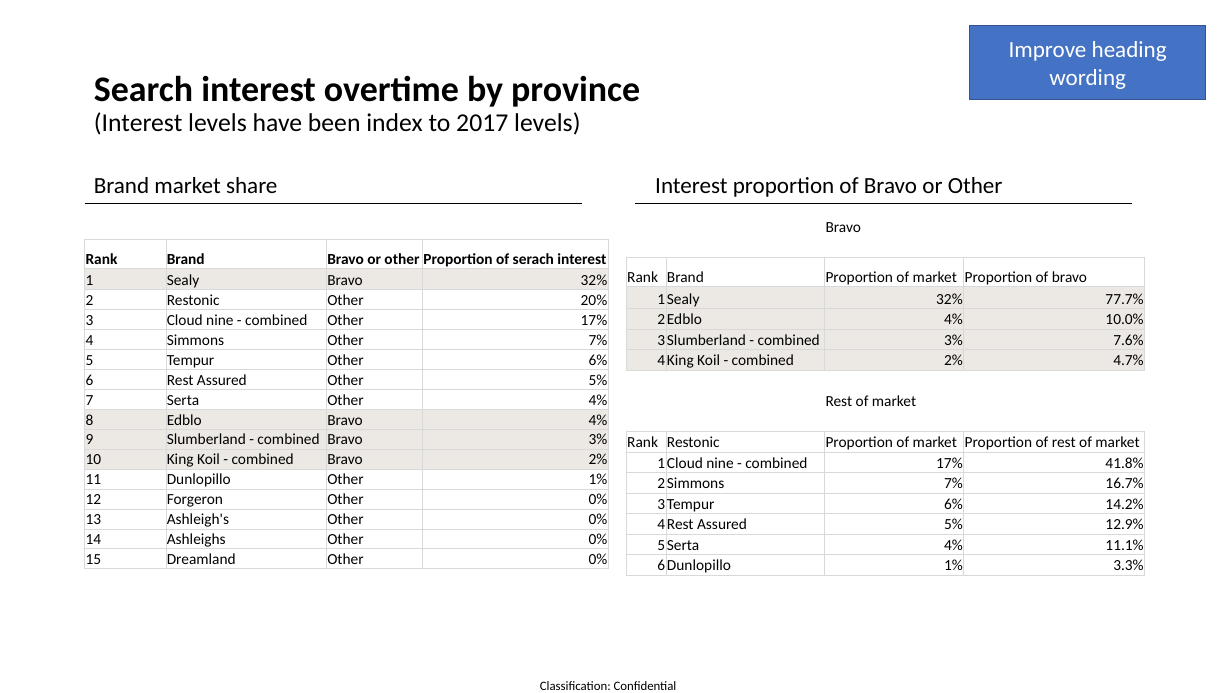
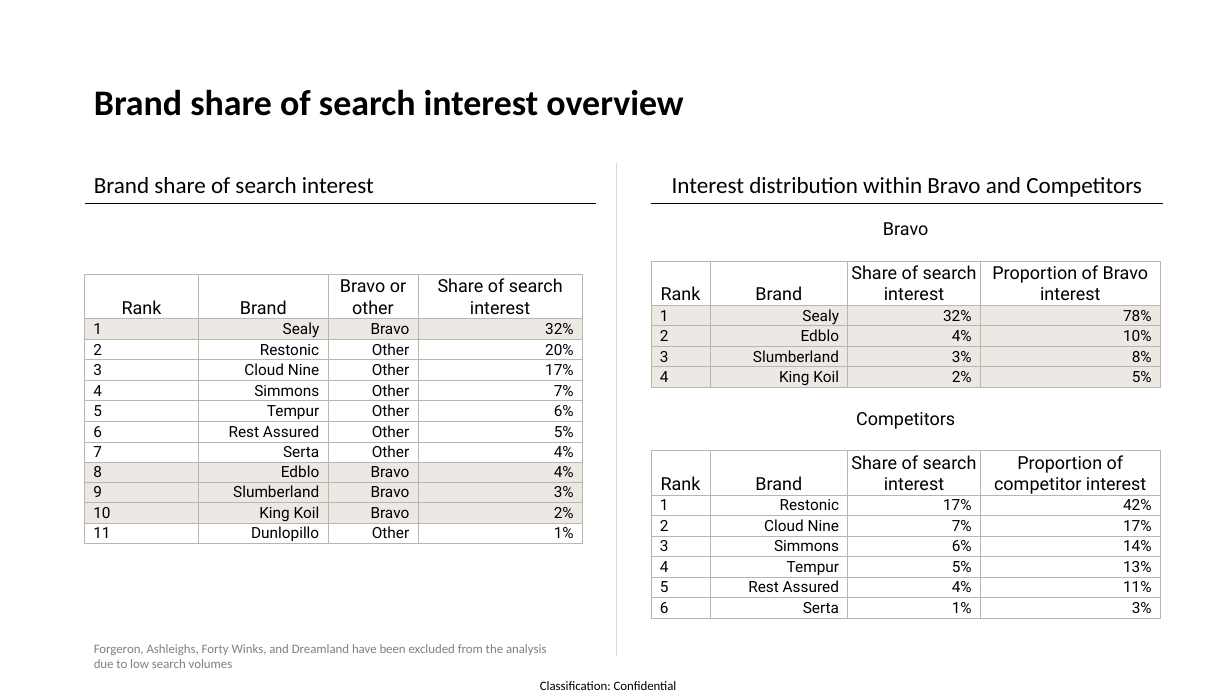
Before and after one commit to twdobson/mattress-trends, a slide deck: slide 12 of bravo_preso.pptx (slide 10 before the commit). Drawn at 1232x693 pixels with LibreOffice and Linux fonts; fonts in the diff are those of the drawing. Boxes give left, top, right and bottom in pixels: in the first picture for what was removed or moved away, otherwise in the second. Text is boxed around its words. In the diff, an @@ line names an element or a change of style, - is before the commit and + after.

```diff
--- a/bravo_preso.pptx
+++ b/bravo_preso.pptx
@@ rectangle removed at [970, 26, 1206, 100] @@
-Improve heading wording
@@ title at [94, 89, 683, 116]: text changed; size 20 to 28 pt; bold on @@
-Search interest overtime by province
-(Interest levels have been index to 2017 levels)
+Brand share of search interest overview
@@ text at [94, 177, 374, 193]: text changed @@
-Brand market share
+Brand share of search interest
@@ line added from (616, 163) to (616, 656), #D9D9D9 0.5 pt @@
@@ text at [672, 177, 1142, 197]: text changed @@
-Interest proportion of Bravo or Other
+Interest distribution within Bravo and Competitors
@@ line moved from (85, 203) - (582, 203) to (85, 203) - (596, 203) @@
@@ line moved from (635, 203) - (1133, 203) to (652, 203) - (1149, 203) @@
@@ line added from (652, 203) to (1163, 203), #000000 0.5 pt @@
@@ table at [652, 218, 1161, 618] @@
-row 1, column 1: 
+row 1, column 1: Bravo
-row 1, column 3: Bravo
+row 1, column 3: 
-row 3, column 3: Proportion of market
+row 3, column 3: Share of search interest
-row 3, column 4: Proportion of bravo
+row 3, column 4: Proportion of Bravo interest
-row 4, column 4: 77.7%
+row 4, column 4: 78%
-row 5, column 4: 10.0%
+row 5, column 4: 10%
-row 6, column 2: Slumberland - combined
+row 6, column 2: Slumberland
-row 6, column 4: 7.6%
+row 6, column 4: 8%
-row 7, column 2: King Koil - combined
+row 7, column 2: King Koil
-row 7, column 4: 4.7%
+row 7, column 4: 5%
-row 9, column 1: 
+row 9, column 1: Competitors
-row 9, column 3: Rest of market
+row 9, column 3: 
-row 11: Rank | Restonic | Proportion of market | Proportion of rest of market
+row 11: Rank | Brand | Share of search interest | Proportion of competitor interest
-row 12, column 2: Cloud nine - combined
+row 12, column 2: Restonic
-row 12, column 4: 41.8%
+row 12, column 4: 42%
-row 13, column 2: Simmons
+row 13, column 2: Cloud Nine
-row 13, column 4: 16.7%
+row 13, column 4: 17%
-row 14, column 2: Tempur
+row 14, column 2: Simmons
-row 14, column 4: 14.2%
+row 14, column 4: 14%
-row 15, column 2: Rest Assured
+row 15, column 2: Tempur
-row 15, column 4: 12.9%
+row 15, column 4: 13%
-row 16, column 2: Serta
+row 16, column 2: Rest Assured
-row 16, column 4: 11.1%
+row 16, column 4: 11%
-row 17, column 2: Dunlopillo
+row 17, column 2: Serta
-row 17, column 4: 3.3%
+row 17, column 4: 3%
@@ size 12 to 14 pt in "Rank", "Brand", "Rank" @@
@@ font Calibri to Roboto in "Rank", "Brand", "1", "Sealy" and 21 more places @@
@@ alignment left to centre @@
@@ alignment right to left @@
@@ alignment left to right @@
@@ borders changed @@
@@ table: place and size @@
-table at [627, 216, 1146, 577]
+table at [652, 218, 1161, 618]
@@ table at [85, 274, 582, 545] @@
-row 1, column 4: Proportion of serach interest
+row 1, column 4: Share of search interest
-row 4, column 2: Cloud nine - combined
+row 4, column 2: Cloud Nine
-row 10, column 2: Slumberland - combined
+row 10, column 2: Slumberland
-row 11, column 2: King Koil - combined
+row 11, column 2: King Koil
-row 13: 12 | Forgeron | Other | 0%
-row 14: 13 | Ashleigh's | Other | 0%
-row 15: 14 | Ashleighs | Other | 0%
-row 16: 15 | Dreamland | Other | 0%
@@ table: place and size @@
-table at [85, 239, 609, 568]
+table at [85, 274, 582, 545]
@@ text added at [94, 644, 547, 668], 10 pt, text #808080 @@
+Forgeron, Ashleighs, Forty Winks, and Dreamland have been excluded from the analysis due to low search volumes
```
Also in this commit, not shown: 9 other slides changed, 13 slides added, 2 slides removed, 4 other files.
